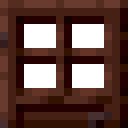
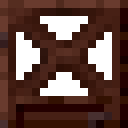
Before/after of a 128x128 layered artwork. What changed in the layer stack:
painted on "oak_door_top.png" over bbox(8, 0, 120, 104)
